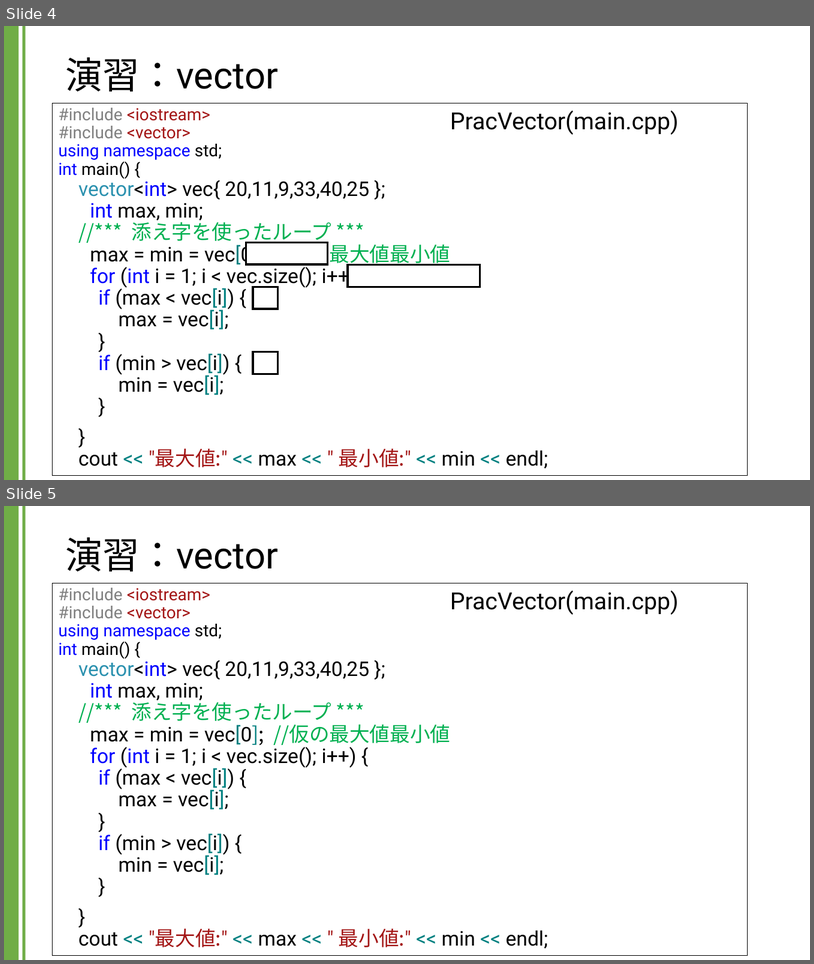
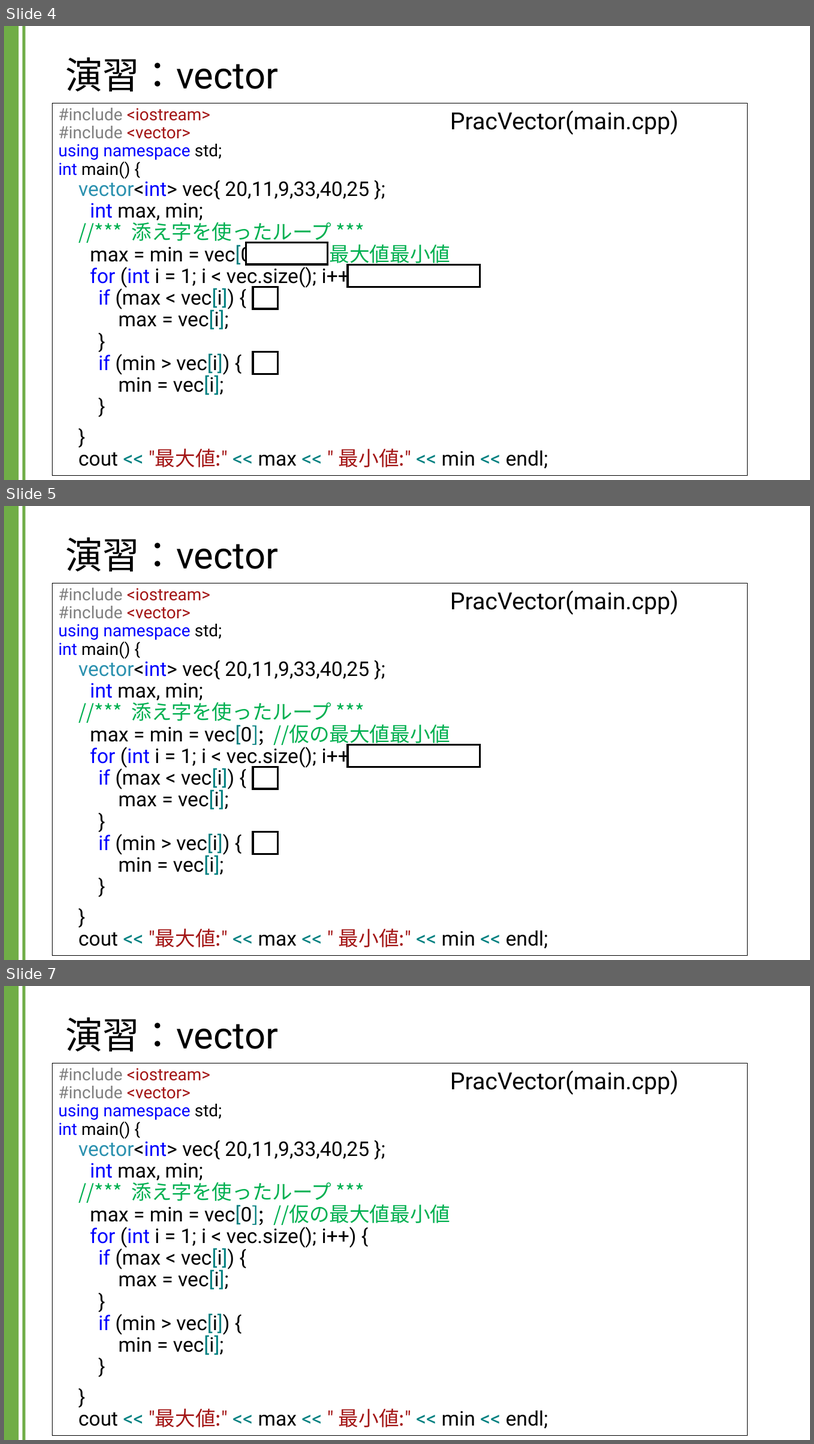
Before and after one commit to kic-murata/cpp2024, a slide deck: 授業資料/演習課題：vector.pptx. Shown one above the other, each under a label of ours: slides 4 and 5 before the commit, slides 4, 5 and 7 after it; the slides between them are not shown. The pictures are 814x964 and 814x1444 pixels, drawn with LibreOffice and Linux fonts; fonts in the diff are those of the drawing. Boxes give left, top, right and bottom in pixels: in the first picture for what was removed or moved away, otherwise in the second. Text is boxed around its words. In the diff, an @@ line names an element or a change of style, - is before the commit and + after.

```diff
--- a/授業資料/演習課題：vector.pptx
+++ b/授業資料/演習課題：vector.pptx
@@ slide 5 added at <box>4,506,810,960</box>, background #FFFFFF; not listed: 2 template elements that a slide beside it also shows @@
@@ title added at <box>65,537,278,571</box>, 44 pt, text #000000 @@
+演習：vector
@@ text added at <box>53,583,748,955</box>, fill #FFFFFF, outline #000000 0.75 pt, 24 pt, text #000000 @@
+#include <iostream>
+#include <vector>
+using namespace std;
+int main() {
+vector<int> vec{ 20,11,9,33,40,25 };
+int max, min;
+//*** 添え字を使ったループ ***
+max = min = vec[0]; //仮の最大値最小値
+for (int i = 1; i < vec.size(); i++) {
+if (max < vec[i]) {
+max = vec[i];
+}
+if (min > vec[i]) {
+min = vec[i];
+}
+}
+cout << "最大値:" << max << " 最小値:" << min << endl;
@@ text added at <box>450,590,679,615</box>, 28 pt, text #000000 @@
+PracVector(main.cpp)
@@ rectangle added at <box>348,744,480,766</box>, fill #FFFFFF, outline #000000 2.25 pt @@
@@ rectangle added at <box>253,767,278,789</box>, fill #FFFFFF, outline #000000 2.25 pt @@
@@ rectangle added at <box>253,832,278,854</box>, fill #FFFFFF, outline #000000 2.25 pt @@
@@ what was slide 5 is now slide 7 @@
```
Also in this commit, not shown: 8 slides changed, 7 other slides added, 1 other file.
